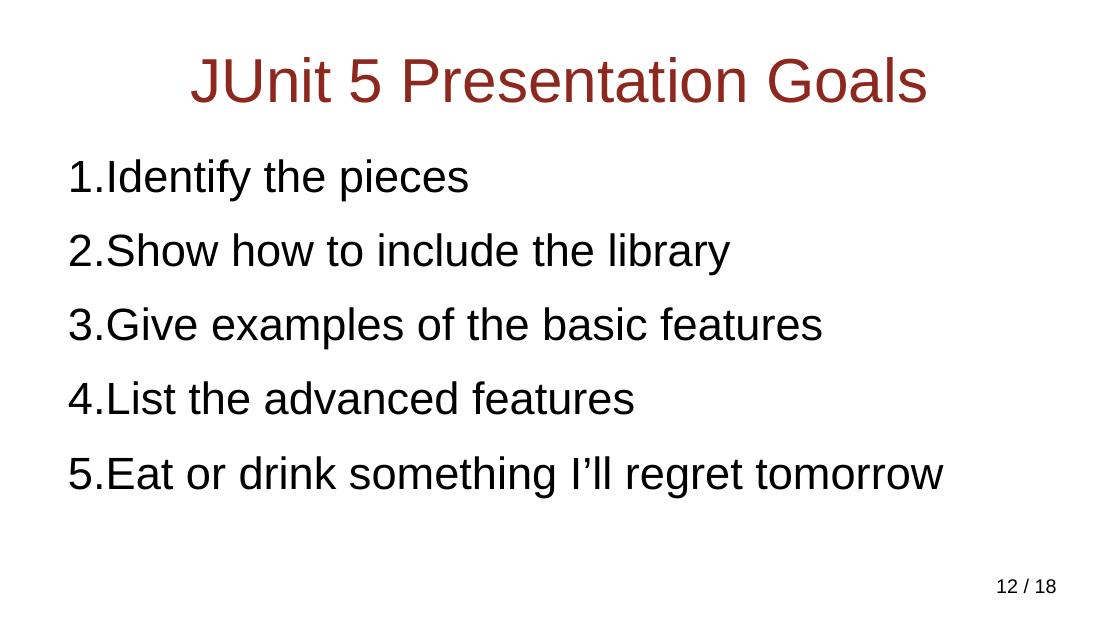
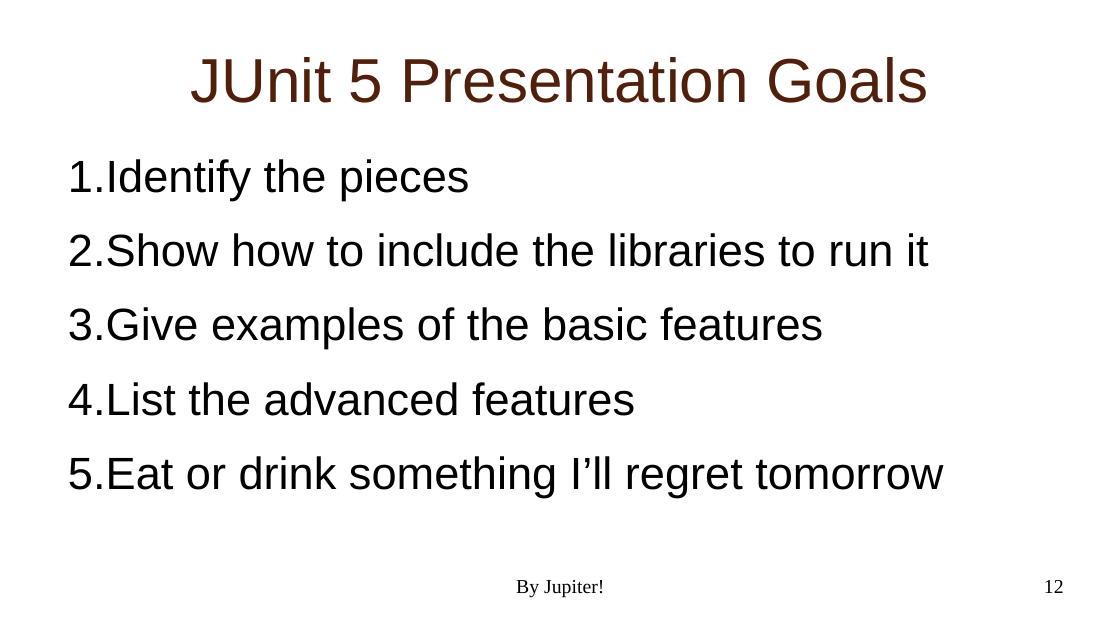
Before and after one commit to NextPoorSlob/JUnit5-Presentation-Sample-Code, a slide deck: slide 12 of ByJupiter.odp. Drawn at 1120x630 pixels with LibreOffice and Linux fonts; fonts in the diff are those of the drawing; background and template pictures are left out. Boxes give left, top, right and bottom in pixels: in the first picture for what was removed or moved away, otherwise in the second. Text is boxed around its words. In the diff, an @@ line names an element or a change of style, - is before the commit and + after.

```diff
--- a/ByJupiter.odp
+++ b/ByJupiter.odp
@@ title "JUnit 5 Presentation Goals" at (190, 57, 928, 103): text colour #8D281E to #50200C @@
@@ text at (68, 233, 929, 267): text changed @@
-2. Show how to include the library
+2. Show how to include the libraries to run it
@@ text added at (516, 580, 604, 598), 14 pt, text #000000 @@
+By Jupiter!
@@ page number at (1044, 580, 1064, 593): text changed; font Arial to Times New Roman @@
-12 / 18
+12
```
Also in this commit, not shown: 17 other slides changed, 16 slides added.
